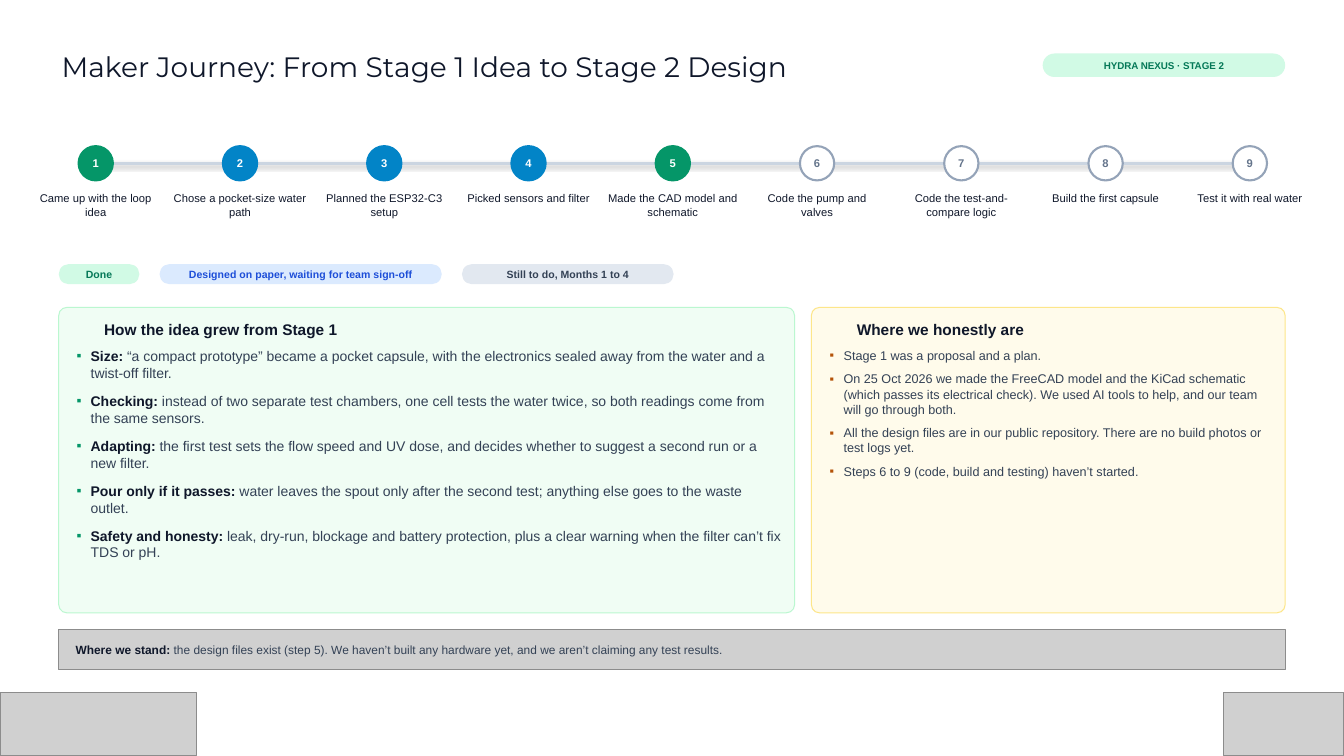
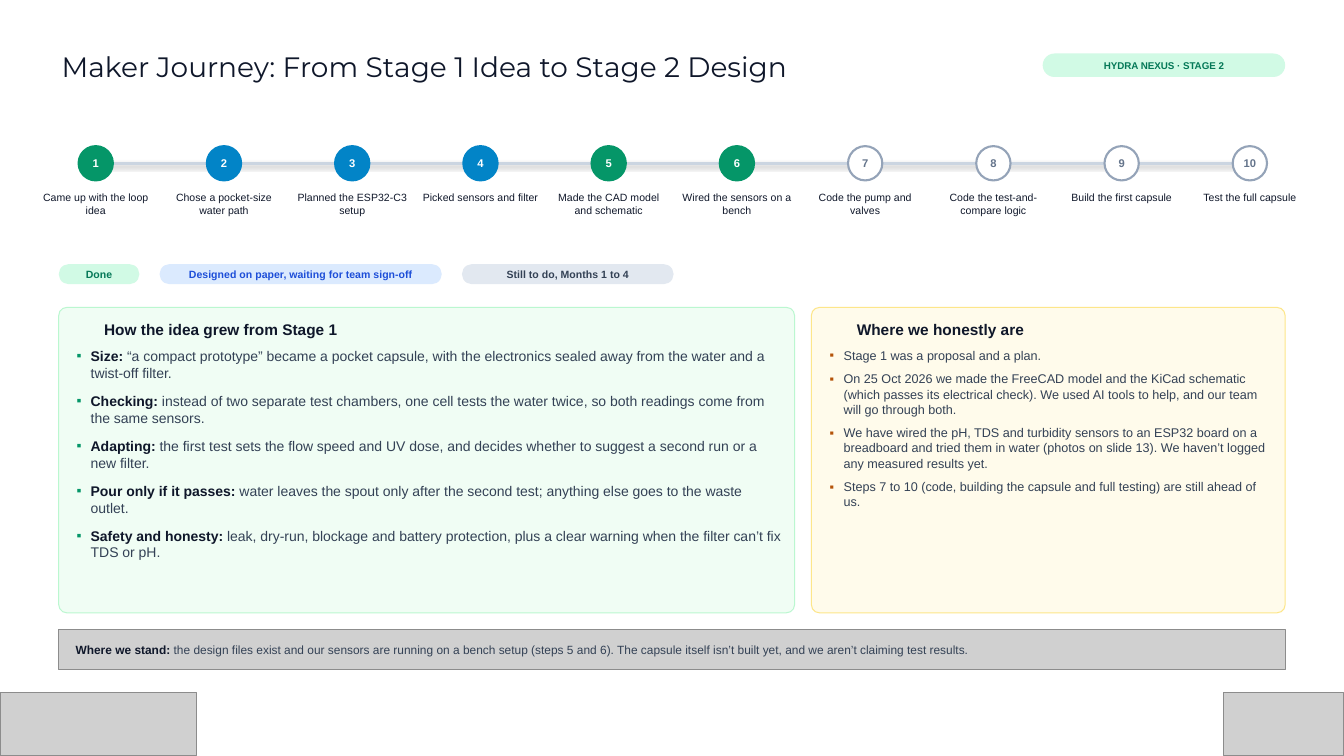
Before and after one commit to Abishekkishore-byte/hydra-nexus, a slide deck: slide 12 of docs/Hydra_Nexus_Vishwakarma_Stage2_Submission.pptx. Drawn at 1344x756 pixels with LibreOffice and Linux fonts; fonts in the diff are those of the drawing; grey boxes stand for pictures; background and template pictures are left out. Boxes give left, top, right and bottom in pixels: in the first picture for what was removed or moved away, otherwise in the second. Text is boxed around its words. In the diff, an @@ line names an element or a change of style, - is before the commit and + after.

```diff
--- a/docs/Hydra_Nexus_Vishwakarma_Stage2_Submission.pptx
+++ b/docs/Hydra_Nexus_Vishwakarma_Stage2_Submission.pptx
@@ ellipse "2" moved from (x1=223, y1=146, x2=257, y2=180) to (x1=207, y1=146, x2=241, y2=180) @@
@@ ellipse "3" moved from (x1=367, y1=146, x2=401, y2=180) to (x1=335, y1=146, x2=369, y2=180) @@
@@ ellipse "4" moved from (x1=511, y1=146, x2=545, y2=180) to (x1=464, y1=146, x2=498, y2=180) @@
@@ ellipse "5" moved from (x1=655, y1=146, x2=690, y2=180) to (x1=592, y1=146, x2=626, y2=180) @@
@@ ellipse "6" moved from (x1=801, y1=146, x2=835, y2=180) to (x1=720, y1=146, x2=754, y2=180) @@
@@ ellipse "6" at (x1=720, y1=146, x2=754, y2=180): text colour #64748B to #FFFFFF; fill #FFFFFF to #059668; outline #94A3B8 1.5 pt to #059668 1.5 pt @@
@@ ellipse "7" moved from (x1=945, y1=146, x2=979, y2=180) to (x1=848, y1=146, x2=882, y2=180) @@
@@ ellipse "8" moved from (x1=1089, y1=146, x2=1123, y2=180) to (x1=977, y1=146, x2=1011, y2=180) @@
@@ ellipse "9" moved from (x1=1233, y1=146, x2=1267, y2=180) to (x1=1105, y1=146, x2=1139, y2=180) @@
@@ ellipse added at (x1=1233, y1=146, x2=1267, y2=180), fill #FFFFFF, outline #94A3B8 1.5 pt, 8 pt, text #64748B, bold @@
+10
@@ text "Planned the ESP32-C3 setup" moved from (x1=326, y1=194, x2=442, y2=218) to (x1=298, y1=193, x2=407, y2=216) @@
@@ text "Picked sensors and filter" moved from (x1=467, y1=194, x2=589, y2=202) to (x1=423, y1=193, x2=538, y2=201) @@
@@ size 8 to 7.5 pt in 8 elements at (x1=43, y1=193, x2=148, y2=214), (x1=176, y1=193, x2=271, y2=216), (x1=1071, y1=193, x2=1171, y2=203), (x1=298, y1=193, x2=407, y2=216), (x1=950, y1=193, x2=1037, y2=216), (x1=423, y1=193, x2=538, y2=201), (x1=819, y1=193, x2=912, y2=214), (x1=558, y1=193, x2=659, y2=214) @@
@@ text "Made the CAD model and ..." moved from (x1=608, y1=194, x2=738, y2=216) to (x1=558, y1=193, x2=659, y2=214) @@
@@ text added at (x1=682, y1=193, x2=791, y2=214), 7.5 pt, text #0F172A @@
+Wired the sensors on a bench
@@ text "Code the pump and valves" moved from (x1=768, y1=194, x2=867, y2=216) to (x1=819, y1=193, x2=912, y2=214) @@
@@ text "Code the test-and-compare logic" moved from (x1=915, y1=194, x2=1007, y2=218) to (x1=950, y1=193, x2=1037, y2=216) @@
@@ text "Build the first capsule" moved from (x1=1052, y1=194, x2=1159, y2=204) to (x1=1071, y1=193, x2=1171, y2=203) @@
@@ text at (x1=1203, y1=193, x2=1296, y2=203): text changed; size 8 to 7.5 pt @@
-Test it with real water
+Test the full capsule
@@ text at (x1=844, y1=428, x2=1265, y2=506): text changed @@
-▪ All the design files are in our public repository. There are no build photos or test logs yet.
-▪ Steps 6 to 9 (code, build and testing) haven’t started.
+▪ We have wired the pH, TDS and turbidity sensors to an ESP32 board on a breadboard and tried them in water (photos on slide 13). We haven’t logged any measured results yet.
+▪ Steps 7 to 10 (code, building the capsule and full testing) are still ahead of us.
@@ text at (x1=76, y1=645, x2=968, y2=657): text changed @@
-Where we stand: the design files exist (step 5). We haven’t built any hardware yet, and we aren’t claiming any test results.
+Where we stand: the design files exist and our sensors are running on a bench setup (steps 5 and 6). The capsule itself isn’t built yet, and we aren’t claiming test results.
```
Also in this commit, not shown: 2 other slides changed, 3 other files.
